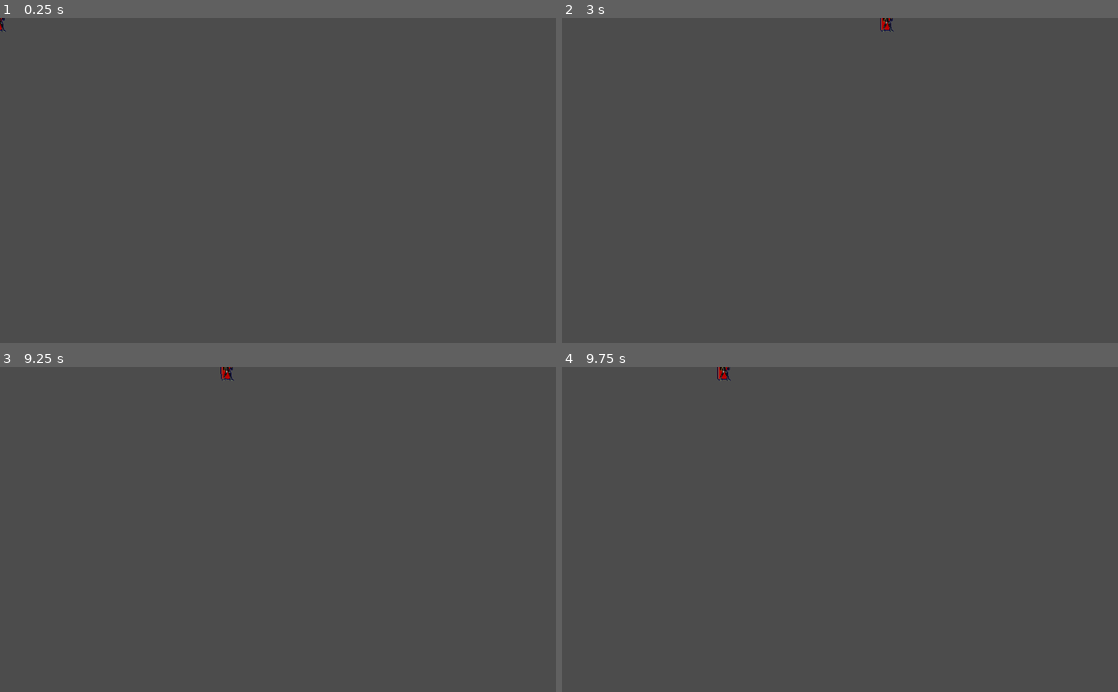
Above: before the commit, frames 1-4 (two rows, left to right).
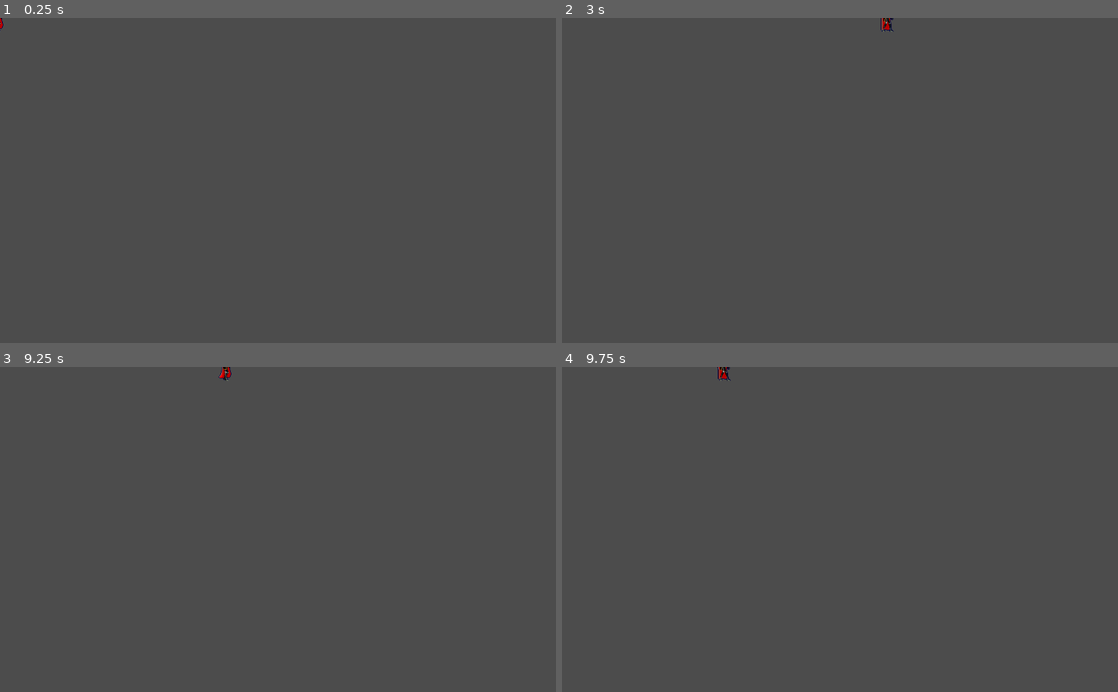
Above: after the commit, the same moments.

Repository: gaconkzk/goolair
Game: Godot game, scene res://Players/Player.tscn
Same seed, same stepped clock (60 frames per second), same inputs: the game is played once before the commit and once after it. The project has no main scene, so this scene is started directly.
Inputs:
- Up to frame 1 (0.25 s): no input
- Up to frame 2 (3 s): tap Enter at 0.5 s; hold Right (ui_right) 0.53-1.28 s; hold Down (ui_down) 1.28-2.03 s; tap Space at 2 s; hold Right (ui_right) 2.03-2.78 s; hold Up (ui_up) from 2.78 s (still down)
- Up to frame 3 (9.25 s): tap Enter at 3.5, 7.25 s; release Up (ui_up) at 3.53 s; hold Left (ui_left) 3.53-5.03 s; hold Down (ui_down) 5.03-5.78 s; tap Space at 5.75, 8.75 s; hold Right (ui_right) 5.78-6.53 s; hold Up (ui_up) 6.53-7.28 s; hold Right (ui_right) 7.28-8.03 s; hold Down (ui_down) 8.03-8.78 s; hold Left (ui_left) from 8.78 s (still down)
- Up to frame 4 (9.75 s): release Left (ui_left) at 9.53 s; hold Up (ui_up) from 9.53 s (still down)

The runs differ from the first frame. In frame 1, less than 0.1% of the frame differs, in the area x 0-1%, y 0-5%; in frame 2, less than 0.1%; in frame 3, less than 0.1%, in the area x 39-43%, y 0-5%; in frame 4, less than 0.1%.

Commit message:
add 5 6 7 for idle-right

Diff:
--- a/Players/Player.tscn
+++ b/Players/Player.tscn
@@ -1,15 +1,18 @@
-[gd_scene load_steps=8 format=2]
+[gd_scene load_steps=11 format=2]
 
 [ext_resource path="res://Players/Player.gd" type="Script" id=1]
 [ext_resource path="res://Players/alucard/idle/1.png" type="Texture" id=2]
 [ext_resource path="res://Players/alucard/idle/2.png" type="Texture" id=3]
 [ext_resource path="res://Players/alucard/idle/3.png" type="Texture" id=4]
 [ext_resource path="res://Players/alucard/idle/4.png" type="Texture" id=5]
+[ext_resource path="res://Players/alucard/idle/5.png" type="Texture" id=6]
+[ext_resource path="res://Players/alucard/idle/6.png" type="Texture" id=7]
+[ext_resource path="res://Players/alucard/idle/7.png" type="Texture" id=8]
 
 [sub_resource type="SpriteFrames" id=1]
 
 animations = [ {
-"frames": [ ExtResource( 2 ), ExtResource( 3 ), ExtResource( 4 ), ExtResource( 5 ) ],
+"frames": [ ExtResource( 2 ), ExtResource( 3 ), ExtResource( 4 ), ExtResource( 5 ), ExtResource( 6 ), ExtResource( 7 ), ExtResource( 8 ) ],
 "loop": true,
 "name": "idle-right",
 "speed": 5.0
@@ -45,6 +48,7 @@
 
 frames = SubResource( 1 )
 animation = "idle-right"
+frame = 6
 
 [node name="CollisionShape2D" type="CollisionShape2D" parent="." index="1"]
 
Binary file removed: Players/alucard/Alucard.png
Binary file added: Players/alucard/idle/5.png
Not shown, added: Players/alucard/idle/5.png.import
Binary file added: Players/alucard/idle/6.png
Not shown, changed: Players/alucard/idle/6.png.import
Binary file added: Players/alucard/idle/7.png
Not shown, added: Players/alucard/idle/7.png.import
Not shown, removed: Players/alucard/idle/idle.xcf
Not shown, added: gimp/idle.xcf
